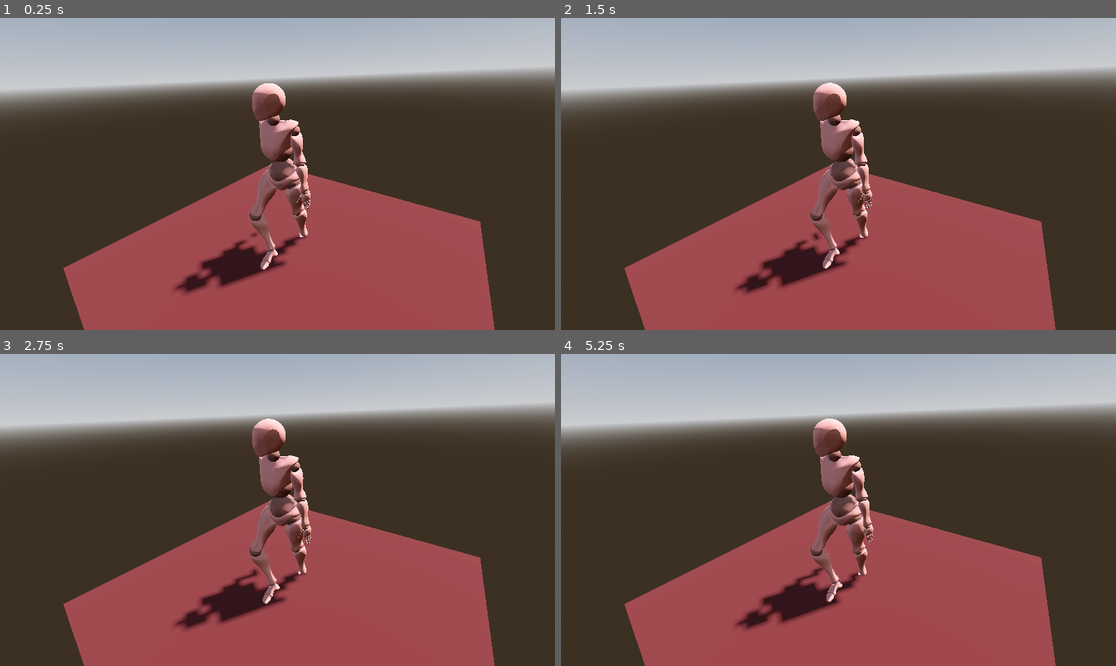
Above: before the commit, frames 1-4 (two rows, left to right).
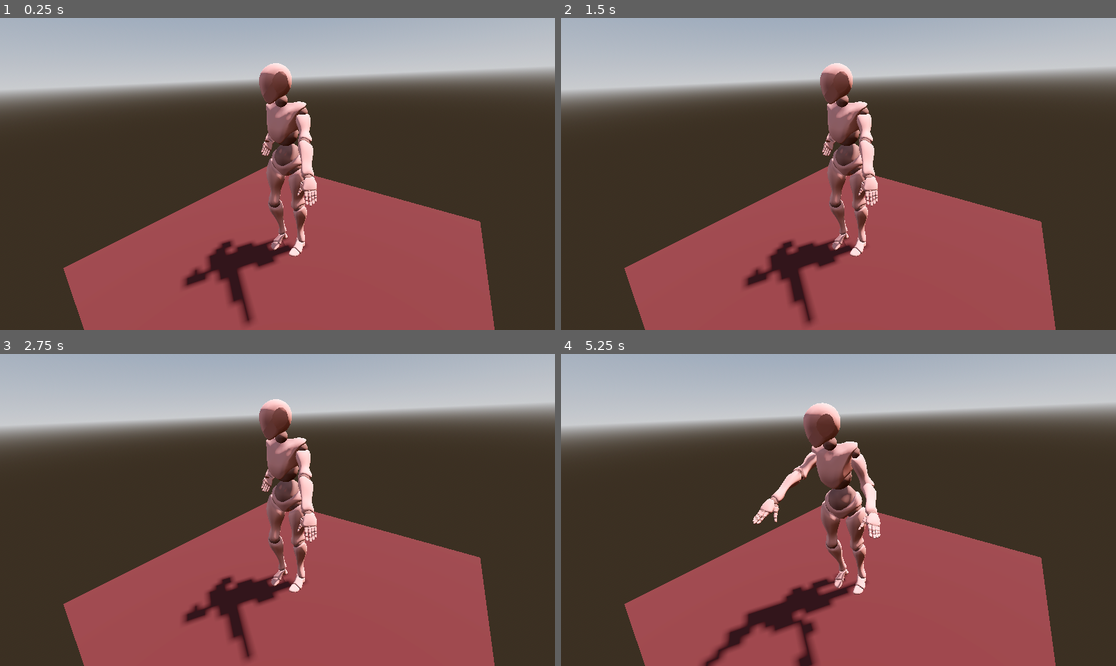
Above: after the commit, the same moments.

Repository: gamecolab-personal-projects/godot-testings
Game: Godot game, scene res://scenes/ik_test.tscn
The game is run twice, just before and just after one commit, with the same random seed, the same clock (stepped at 60 frames per second) and the same inputs.
Inputs (mouse positions are in pixels of both pictures, inside the frame that each line leads up to):
- Up to frame 1 (0.25 s): no input
- Up to frame 2 (1.5 s): move the mouse to (960, 158) at 0.52 s; click (960, 158) at 0.67 s; move the mouse to (727, 189) at 1.27 s; click (727, 189) at 1.42 s
- Up to frame 3 (2.75 s): move the mouse to (333, 441) at 2.02 s; click (333, 441) at 2.17 s
- Up to frame 4 (5.25 s): move the mouse to (810, 572) at 2.77 s; click (810, 572) at 2.92 s; move the mouse to (1005, 556) at 3.52 s; click (1005, 556) at 3.67 s; move the mouse to (672, 463) at 4.27 s; click (672, 463) at 4.42 s; move the mouse to (866, 510) at 5.02 s; click (866, 510) at 5.17 s

The runs differ from the first frame. In frame 1, 5.5% of the frame differs, in the area x 31-58%, y 14-99%; in frame 2, 5.5%; in frame 3, 5.5%; in frame 4, 6.2%, in the area x 25-58%, y 15-100%.

Commit message:
Punch simple

Diff:
--- a/scenes/x_bot.gd
+++ b/scenes/x_bot.gd
@@ -1,67 +1,68 @@
 extends Node3D
 
-# --- REFERENCIAS ---
-@onready var p_izq = $KeyPoints/Target_PiernaIzq
-@onready var p_der = $KeyPoints/Target_PiernaDer
-@onready var b_izq = $KeyPoints/Target_BrazoIzq
-@onready var b_der = $KeyPoints/Target_BrazoDer
-@onready var cuello = $KeyPoints/Target_Cuello # Usaremos esto para compensar la mirada
+@onready var skel = $Skeleton3D
+@onready var t_brazo_der = $KeyPoints/Target_BrazoDer
+@onready var p_brazo_der = $KeyPoints/Pole_BrazoDer
+@onready var m_golpe = $KeyPoints/Marker_Golpe
 
+# Helpers de perímetro
 @onready var h_forward = $KeyPoints/Helper_Forward
 @onready var h_back = $KeyPoints/Helper_Back
 @onready var h_right = $KeyPoints/Helper_Right
 @onready var h_left = $KeyPoints/Helper_Left
 
-@onready var skeleton = $Skeleton3D
+var lanzando = false
+var guardia_pos: Vector3
+var guardia_pole: Vector3
+var rotacion_original_torso: Vector3
 
-# --- AJUSTES ---
-@export var velocidad = 3.5          # El sigilo suele ser más lento
-@export var altura_paso = 0.1
-@export var multiplicador_zancada = 1.2
-@export var agachado = 0.25          # <--- CUÁNTO baja el cuerpo (0.0 a 0.5)
+func _ready():
+	t_brazo_der.set_as_top_level(true)
+	p_brazo_der.set_as_top_level(true)
 
-func _process(_delta):
-	var t = Time.get_ticks_msec() / 1000.0 * velocidad
+	await get_tree().process_frame
+	rotacion_original_torso = skel.rotation # Guardamos la pose natural
+	configurar_y_guardar_guardia()
 
-	var osc_a = sin(t) * multiplicador_zancada
-	var osc_b = sin(t + PI) * multiplicador_zancada
+func configurar_y_guardar_guardia():
+	var centro = skel.global_position
+	var v_der = (h_right.global_position - h_left.global_position)
+	var v_fwd = (h_forward.global_position - h_back.global_position)
 
-	var centro_z = (h_forward.position.z + h_back.position.z) / 2.0
-	var radio_paso = abs(h_forward.position.z - h_back.position.z) / 2.0
-	var centro_x = (h_left.position.x + h_right.position.x) / 2.0
+	guardia_pos = centro + (v_der * 0.4) + (v_fwd * 0.3)
+	guardia_pos.y = centro.y + 1.2
+	guardia_pole = centro + (v_der * 0.6) - (v_fwd * 0.1)
+	guardia_pole.y = centro.y + 1.1
 
-	# --- PIERNAS ---
-	p_izq.position.z = centro_z + (osc_a * radio_paso)
-	p_izq.position.x = lerp(centro_x, h_left.position.x, 0.3)
-	p_izq.position.y = h_left.position.y + pow(max(0, cos(t)), 2.0) * altura_paso
+	t_brazo_der.global_position = guardia_pos
+	p_brazo_der.global_position = guardia_pole
 
-	p_der.position.z = centro_z + (osc_b * radio_paso)
-	p_der.position.x = lerp(centro_x, h_right.position.x, 0.3)
-	p_der.position.y = h_right.position.y + pow(max(0, cos(t + PI)), 2.0) * altura_paso
+func _input(event):
+	if event is InputEventMouseButton and event.pressed and event.button_index == MOUSE_BUTTON_LEFT:
+		if not lanzando:
+			ejecutar_ataque_con_cuerpo()
 
-	# --- CUERPO (EL TRUCO DEL AGACHADO) ---
-	# Bajamos el esqueleto una cantidad fija + el balanceo
-	var bobbing = -abs(sin(t * 2.0)) * 0.02
-	skeleton.position.y = -agachado + bobbing
+func ejecutar_ataque_con_cuerpo():
+	lanzando = true
+	var pos_impacto = m_golpe.global_position
+	var v_der_norm = (h_right.global_position - h_left.global_position).normalized()
 
-	# --- BRAZOS (Más tensos y bajos) ---
-	# Al estar agachado, los brazos suelen ir más pegados al cuerpo
-	var altura_base_brazo = 0.7 - (agachado * 0.5)
+	var tween = create_tween()
 
-	b_izq.position.z = centro_z + (osc_b * radio_paso * 0.6)
-	b_izq.position.x = h_left.position.x + 0.05 # Más hacia adentro
-	b_izq.position.y = h_left.position.y + altura_base_brazo
+	# --- FASE 1: IMPACTO (Brazo + Rotación de Torso) ---
+	tween.parallel().tween_property(t_brazo_der, "global_position", pos_impacto, 0.1).set_trans(Tween.TRANS_EXPO).set_ease(Tween.EASE_OUT)
+	tween.parallel().tween_property(p_brazo_der, "global_position", pos_impacto + (v_der_norm * 0.5), 0.1)
 
-	b_der.position.z = centro_z + (osc_a * radio_paso * 0.6)
-	b_der.position.x = h_right.position.x - 0.05
-	b_der.position.y = h_right.position.y + altura_base_brazo
+	# Rotamos el torso: Inclinación hacia adelante (X) y giro hacia la izquierda (Y) para adelantar el hombro derecho
+	var rot_golpe = rotacion_original_torso + Vector3(deg_to_rad(10), deg_to_rad(15), 0)
+	tween.parallel().tween_property(skel, "rotation", rot_golpe, 0.1).set_trans(Tween.TRANS_SINE)
 
-	# --- CUELLO (Compensación) ---
-	# Si el cuerpo baja, el cuello debería subir un poco o adelantarse
-	# para que no parezca que el robot mira al suelo
-	cuello.position.y = 1.0 + (agachado * 0.3)
-	cuello.position.z = 0.2 # Lo adelantamos un poco para pose de "acecho"
+	# --- FASE 2: ESPERA ---
+	tween.chain().tween_interval(2.0)
 
-	# --- DINÁMICA ---
-	skeleton.rotation.x = deg_to_rad(agachado * 40.0) # Inclinamos el torso hacia adelante
-	skeleton.rotation.y = sin(t) * 0.05
+	# --- FASE 3: RETORNO ---
+	tween.chain().parallel().tween_property(t_brazo_der, "global_position", guardia_pos, 0.4).set_trans(Tween.TRANS_SINE)
+	tween.parallel().tween_property(p_brazo_der, "global_position", guardia_pole, 0.4)
+	tween.parallel().tween_property(skel, "rotation", rotacion_original_torso, 0.4).set_trans(Tween.TRANS_SINE)
+
+	tween.finished.connect(func(): lanzando = false)
--- a/scenes/x_bot.tscn
+++ b/scenes/x_bot.tscn
@@ -5,9 +5,6 @@
 
 [node name="X Bot" unique_id=218327802 instance=ExtResource("1_refnd")]
 script = ExtResource("2_elurl")
-velocidad = 5.0
-multiplicador_zancada = 3.0
-agachado = 0.1
 
 [node name="Skeleton3D" parent="." index="0" unique_id=1864599543]
 bones/11/rotation = Quaternion(0.25328454, 0.061618283, -0.2282103, 0.93806726)
@@ -160,3 +157,6 @@
 transform = Transform3D(1, 0, 0, 0, 1, 0, 0, 0, 1, 0.18895578, 0, 0)
 
 [node name="Base" type="Marker3D" parent="KeyPoints" index="14" unique_id=974966072]
+
+[node name="Marker_Golpe" type="Marker3D" parent="KeyPoints" index="15" unique_id=1964909321]
+transform = Transform3D(1, 0, 0, 0, 1, 0, 0, 0, 1, -0.10998201, 1.3773913, 0.83795667)
